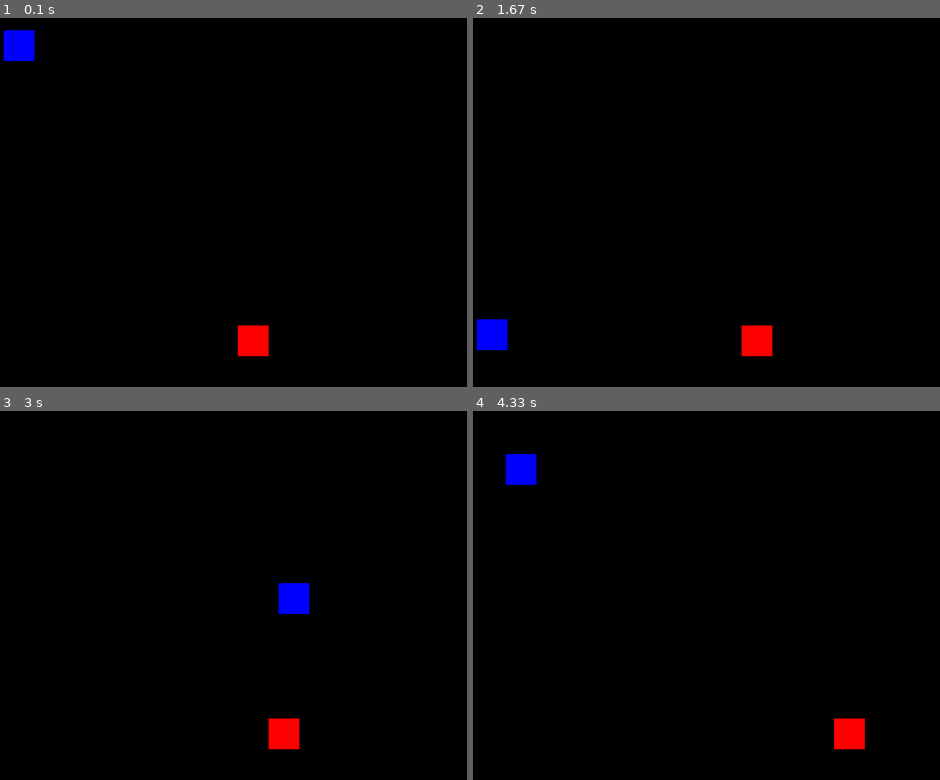
Above: before the commit, frames 1-4 (two rows, left to right).
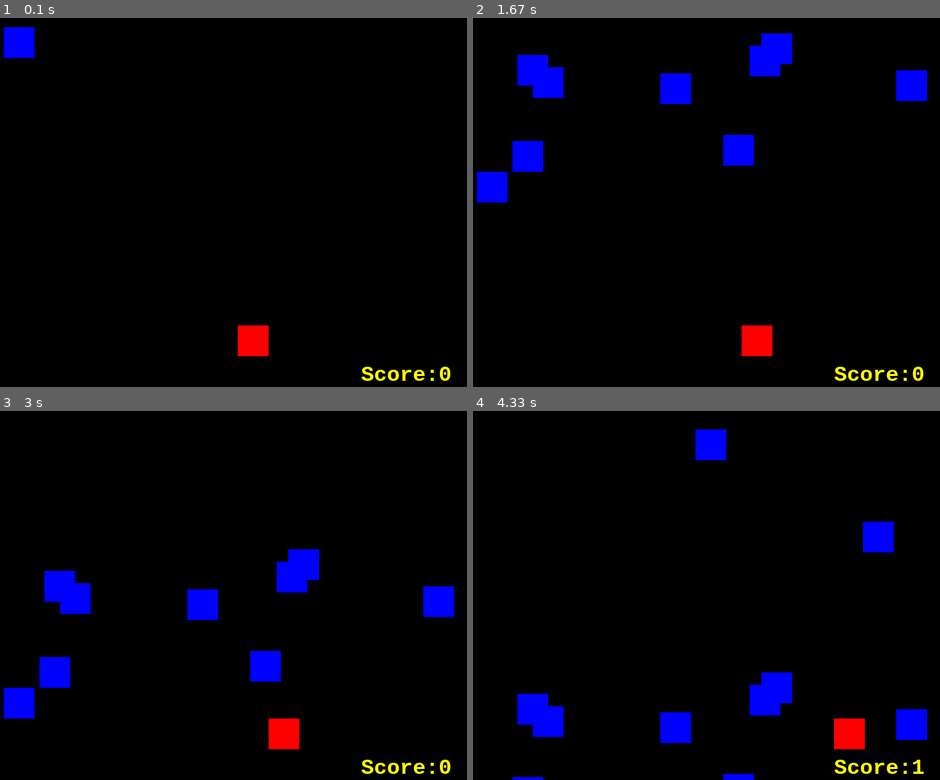
Above: after the commit, the same moments.

Repository: shiva-adith/python_projects
Game: pygame game, started from RedBlock_BlueBlock/mygame.py
Two runs of this game, one before a commit and one after it. Both use one fixed random seed, a clock stepped at 60 frames per second and the inputs below.
Inputs:
- Up to frame 1 (0.1 s): no input
- Up to frame 2 (1.67 s): hold Right 0.33-0.8 s; hold Right 0.83-1.3 s; hold Left from 1.33 s (still down)
- Up to frame 3 (3 s): release Left at 1.87 s; hold Left 1.9-2.3 s; hold Right 2.33-2.97 s
- Up to frame 4 (4.33 s): hold Right 3-3.47 s; hold Right 3.5-3.97 s; hold Right from 4 s (still down)

The runs differ from the first frame. In frame 1, 0.4% of the frame differs, in the area x 0-97%, y 2-99%; in frame 2, 5.4%, in the area x 0-98%, y 4-99%; in frame 3, 5.1%; in frame 4, 5.0%.

Commit message:
Finalise basic version of the game

Diff:
--- a/RedBlock_BlueBlock/mygame.py
+++ b/RedBlock_BlueBlock/mygame.py
@@ -8,73 +8,147 @@
 """
 pygame.init()
 
+# VARIABLE INITIALISATIONS:
 WIDTH = 800
 HEIGHT = 600
 
+# controls how fast the enemy blocks are dropped
 SPEED = 10
 
-player_size = 50
+PLAYER_SIZE = 50
 # positioning the player block at the botom-middle of the screen
-player_pos = [WIDTH/2, HEIGHT-2*player_size]
+PLAYER_POS = [WIDTH/2, HEIGHT-2*PLAYER_SIZE]
 
-enemy_size = 50
-enemy_pos = [random.randint(0, WIDTH-enemy_size), 0]
+ENEMY_SIZE = 50
+ENEMY_POS = [random.randint(0, WIDTH-ENEMY_SIZE), 0]
+enemy_list = [ENEMY_POS]
 
-COLOUR = [(255,0,0), (0,0,255)]
+COLOUR = [(255,0,0), (0,0,255), (255,255,0)]
 BACKGROUND_COLOUR = (0,0,0)
-
 
 # defining the screen and its size to display the game on.
 screen = pygame.display.set_mode((WIDTH,HEIGHT))
 
-game_over = False
+SCORE = 0
+GAME_OVER = False
+
+myFont = pygame.font.SysFont('monospace', 35, bold=True)
 
 # setting the framerate of the display
 clock = pygame.time.Clock()
 
-while not game_over:
+# GAME FUNCTIONS:
+def create_enemies(enemy_list):
+    delay = random.random()
+    if len(enemy_list) < 10 and delay < 0.1:
+        enemy_x_pos = random.randint(0, WIDTH-ENEMY_SIZE)
+        enemy_y_pos = 0
+        enemy_list.append([enemy_x_pos, enemy_y_pos])
+
+def draw_enemies(enemy_list):
+    for ENEMY_POS in enemy_list:
+        pygame.draw.rect(screen, COLOUR[1], (ENEMY_POS[0], ENEMY_POS[1], ENEMY_SIZE, ENEMY_SIZE))
+
+def drop_enemies(enemy_list):
+    # here we drop the enemy blocks from the top of the screen to the bottom
+    # the amount the block moves down is determined by the SPEED
+    # once it reaches the bottom ie pos = HEIGHT, the block pos. is reset to the top.
+    # we also add a random x location so it starts from a random spot each time.
+    for index, ENEMY_POS in enumerate(enemy_list):
+        global SCORE
+        if ENEMY_POS[1] >= 0 and ENEMY_POS[1] < HEIGHT:
+            ENEMY_POS[1] += SPEED
+        else:
+            # if the block reaches the bottom of the screen
+            # we remove it from the list. The create enemy func.
+            # will then create another block at a random position.
+            enemy_list.pop(index)
+            # if the enemy blocks reach the bottom, update score
+            SCORE += 1
+
+def collisions(enemy_list, player_pos):
+    for enemy_pos in enemy_list:
+        if detect_collisions(player_pos, enemy_pos):
+            return True
+    return False
+
+def detect_collisions(PLAYER_POS, ENEMY_POS):
+
+    player_x = PLAYER_POS[0]
+    player_y = PLAYER_POS[1]
+
+    enemy_x = ENEMY_POS[0]
+    enemy_y = ENEMY_POS[1]
+
+    # detecting any overlap in the x axis:
+    if (player_x >= enemy_x and player_x < (enemy_x+ENEMY_SIZE)) or (enemy_x > player_x and enemy_x < (player_x+PLAYER_SIZE)):
+        if (player_y >= enemy_y and player_y < (enemy_y+ENEMY_SIZE)) or (enemy_y > player_y and enemy_y < (player_y+PLAYER_SIZE)):
+
+            return True
+
+    return False
+
+def set_level(score):
+    global SPEED
+    if score < 10:
+        SPEED = 5
+    elif score < 20:
+        SPEED = 8
+    elif score < 30:
+        SPEED = 12
+    elif score < 50:
+        SPEED = 20
+
+
+# Main Game
+while not GAME_OVER:
     # pygame is an event based library. We can access the events that take place
     # within the display
     for event in pygame.event.get():
-        print(event)
+        # print(event)
         if event.type == pygame.QUIT:
             sys.exit()
 
         # making use of keystrokes input by the player
         if event.type == pygame.KEYDOWN:
             # unpacking the player position list to make mods. simpler
-            x = player_pos[0]
-            y = player_pos[1]
+            x = PLAYER_POS[0]
+            y = PLAYER_POS[1]
 
             # altering player position based on the key pressed
             if event.key == pygame.K_LEFT:
-                x -= player_size
+                x -= PLAYER_SIZE
             elif event.key == pygame.K_RIGHT:
-                x += player_size
+                x += PLAYER_SIZE
 
             # updating the position of the player
-            player_pos = [x,y]
-
+            PLAYER_POS = [x,y]
 
     # we fill the background with black colour since the movement of the player block leaves a trail of whatever colourthe player is.
     # this way, it appears as though the block moves completely without leaving a trace.
     screen.fill(BACKGROUND_COLOUR)
 
-    # here we drop the enemy blocks from the top of the screen to the bottom
-    # the amount the block moves down is determined by the SPEED
-    # once it reaches the bottom ie pos = HEIGHT, the block pos. is reset to the top.
-    # we also add a random x location so it starts from a random spot each time.
-    if enemy_pos[1] >= 0 and enemy_pos[1] < HEIGHT:
-        enemy_pos[1] += SPEED
-    else:
-        enemy_pos[0] = random.randint(0, WIDTH-enemy_size)
-        enemy_pos[1] = 0
+    create_enemies(enemy_list)
+    drop_enemies(enemy_list)
 
+    text = "Score:" + str(SCORE)
+    label = myFont.render(text, 1, COLOUR[2])
+    screen.blit(label, (WIDTH-200, HEIGHT-40))
 
-    # here we create the player and enemy blocks ie the one that is controlled by the players and the AI
+    set_level(SCORE)
+
+    # detecting collisions over all the enemy blocks
+    # this func. calls the detect_collisions func. to
+    # determine if there is any collision.
+    if collisions(enemy_list, PLAYER_POS):
+        GAME_OVER = True
+        break
+
+    draw_enemies(enemy_list)
+
+    # here we create the player block ie the one that is controlled by the players - the enemy blocks are created in the function.
     # args order: display screen obj, colour of the rectangle, a tuple of obj positions on screen and sizes (left, top, width, height)
-    pygame.draw.rect(screen, COLOUR[1], (enemy_pos[0], enemy_pos[1], enemy_size, enemy_size))
-    pygame.draw.rect(screen, COLOUR[0], (player_pos[0],player_pos[1], player_size,player_size))
+    pygame.draw.rect(screen, COLOUR[0], (int(PLAYER_POS[0]),int(PLAYER_POS[1]), PLAYER_SIZE,PLAYER_SIZE))
 
     # setting framerate to 30 fps
     clock.tick(30)
